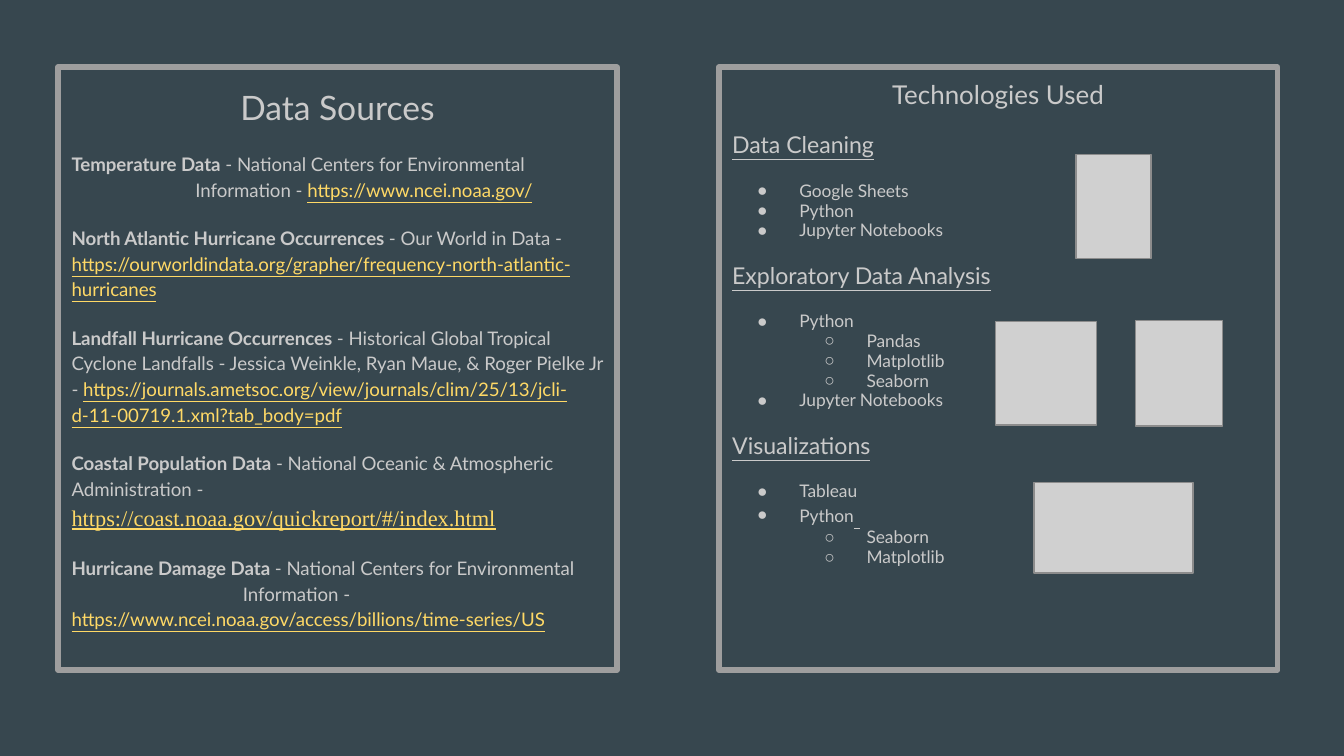
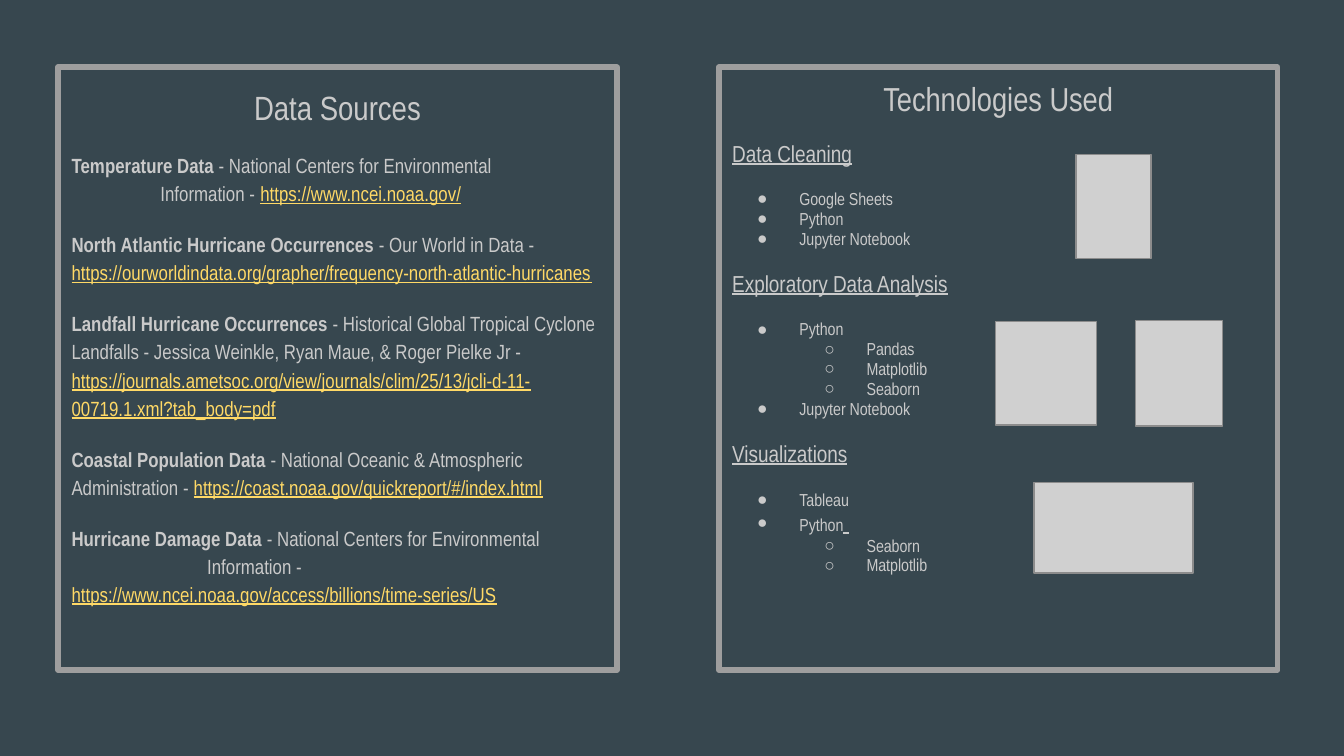
Before and after one commit to cwittmaack12/HurricaneProject, a slide deck: slide 2 of Historical Hurricane Analysis (1).pptx. Drawn at 1344x756 pixels with LibreOffice and Linux fonts; fonts in the diff are those of the drawing; grey boxes stand for pictures. Boxes give left, top, right and bottom in pixels: in the first picture for what was removed or moved away, otherwise in the second. Text is boxed around its words. In the diff, an @@ line names an element or a change of style, - is before the commit and + after.

```diff
--- a/Historical Hurricane Analysis (1).pptx
+++ b/Historical Hurricane Analysis (1).pptx
@@ text "Data Sources" at [58,67,617,671]: font Lato to Arial Narrow, size 10 to 11 pt; size 12 to 11 pt, font Times New Roman to Arial Narrow in "https://coast.noaa.gov/quickreport/#/index.html" @@
@@ text at [732,87,1113,575]: size 13.9 to 17.8 pt in "Technologies Used"; font Lato to Arial Narrow in "Technologies Used", "Data Cleaning", "Google Sheets", "Python" and 10 more places @@
@@ text at [799,232,911,249]: text changed; font Lato to Arial Narrow @@
-● Jupyter Notebooks
+● Jupyter Notebook
@@ text at [799,402,911,419]: text changed; font Lato to Arial Narrow @@
-● Jupyter Notebooks
+● Jupyter Notebook
```
Also in this commit, not shown: 11 other slides changed, 5 slides added, 7 slides removed, 7 other files.
